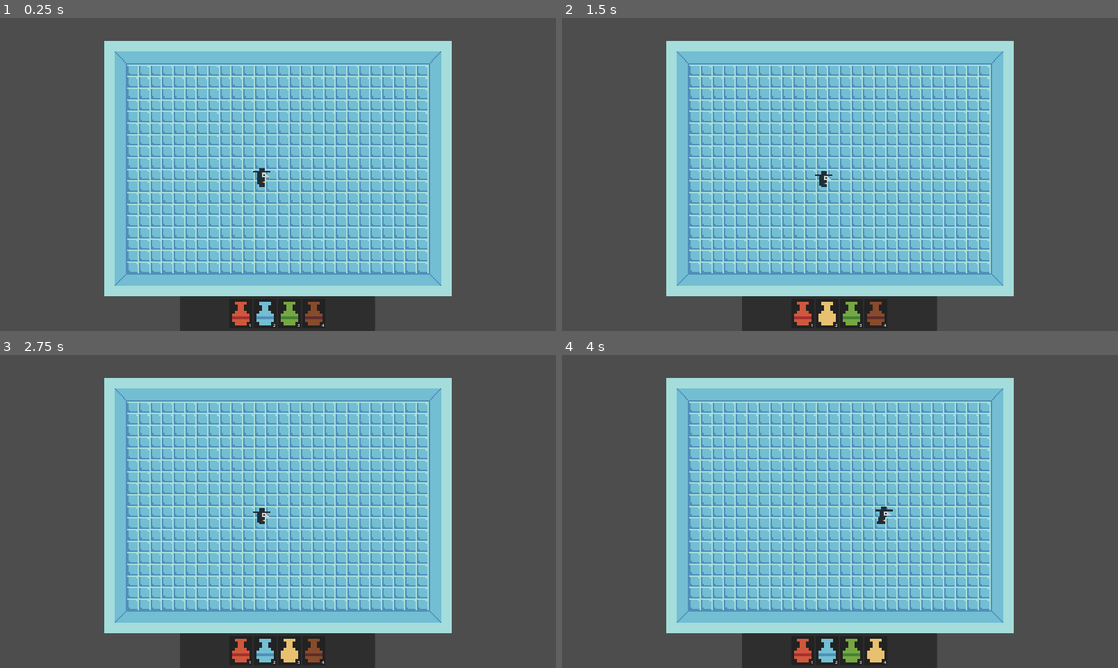
Above: before the commit, frames 1-4 (two rows, left to right).
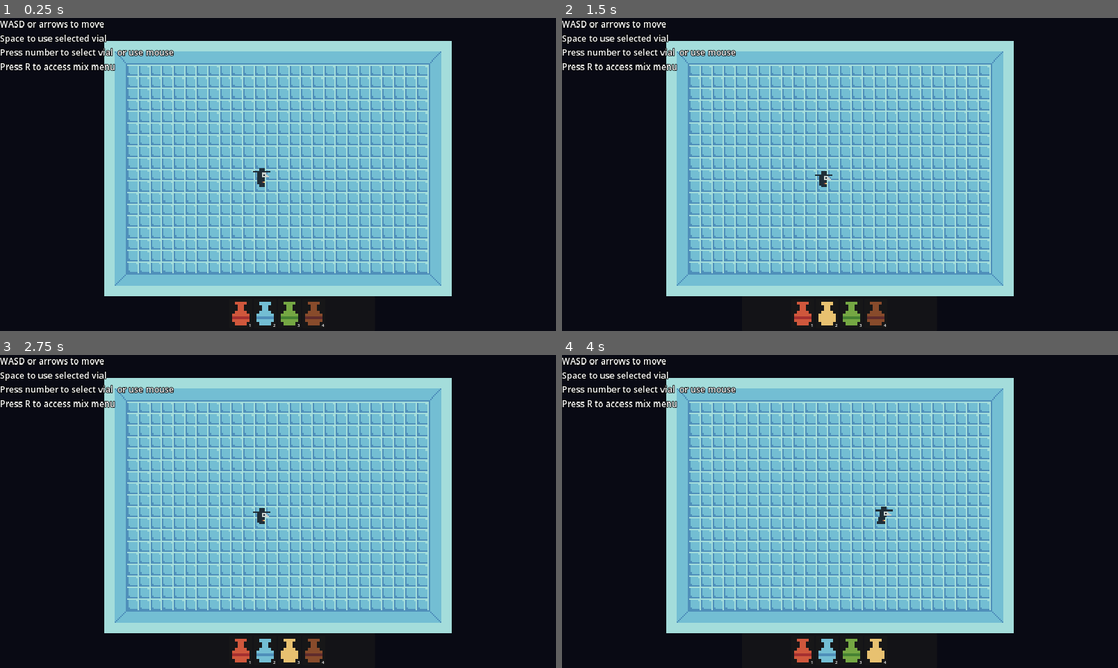
Above: after the commit, the same moments.

Repository: brokenskygames/pirate_jam_15
Game: Godot game, scene res://rooms/test_room_1.tscn
Same seed, same stepped clock (60 frames per second), same inputs: the game is played once before the commit and once after it.
Inputs:
- Up to frame 1 (0.25 s): no input
- Up to frame 2 (1.5 s): click "1" at 0.5 s; click "2" at 1.25 s
- Up to frame 3 (2.75 s): click "3" at 2 s
- Up to frame 4 (4 s): click "4" at 2.75 s; tap R at 3.5 s; hold Right (ui_right) from 3.53 s (still down)

The runs differ from the first frame. In frame 1, 48% of the frame differs, in the area x 0-100%, y 0-100%; in frame 2, 48%; in frame 3, 48%; in frame 4, 48%.

Commit message:
Added a Instruction overlay

Diff:
--- a/rooms/test_room_1.tscn
+++ b/rooms/test_room_1.tscn
@@ -1,5 +1,6 @@
-[gd_scene load_steps=6 format=3 uid="uid://dwkxqwcgjogum"]
+[gd_scene load_steps=8 format=3 uid="uid://dwkxqwcgjogum"]
 
+[ext_resource type="Texture2D" uid="uid://sd6eo8r4wj67" path="res://assets/art/backgrounds/blank_background.png" id="1_imcme"]
 [ext_resource type="Texture2D" uid="uid://dmtacqa8we73v" path="res://assets/art/tilesets/dungeon_tiles_pirateGJ.png" id="1_s1j56"]
 [ext_resource type="PackedScene" uid="uid://qyrp6fb3bmnd" path="res://entities/player/player.tscn" id="2_sbmfg"]
 [ext_resource type="PackedScene" uid="uid://477gakkela1w" path="res://UI/HUD/hud.tscn" id="3_j82sh"]
@@ -58,7 +59,16 @@
 physics_layer_0/collision_mask = 3
 sources/0 = SubResource("TileSetAtlasSource_4b4w1")
 
+[sub_resource type="LabelSettings" id="LabelSettings_se8ds"]
+font_size = 30
+outline_size = 8
+outline_color = Color(0, 0, 0, 1)
+
 [node name="TestRoom1" type="Node2D"]
+
+[node name="Background" type="Sprite2D" parent="."]
+texture = ExtResource("1_imcme")
+centered = false
 
 [node name="HUD" parent="." instance=ExtResource("3_j82sh")]
 
@@ -71,3 +81,42 @@
 
 [node name="Player" parent="." instance=ExtResource("2_sbmfg")]
 position = Vector2(904, 544)
+
+[node name="ControlOverlay" type="CanvasLayer" parent="."]
+
+[node name="Control" type="Control" parent="ControlOverlay"]
+layout_mode = 3
+anchors_preset = 15
+anchor_right = 1.0
+anchor_bottom = 1.0
+offset_bottom = -920.0
+grow_horizontal = 2
+grow_vertical = 2
+
+[node name="VBoxContainer" type="VBoxContainer" parent="ControlOverlay/Control"]
+layout_mode = 0
+offset_right = 40.0
+offset_bottom = 40.0
+theme_override_constants/separation = 6
+
+[node name="Label1" type="Label" parent="ControlOverlay/Control/VBoxContainer"]
+layout_mode = 2
+text = "WASD or arrows to move"
+label_settings = SubResource("LabelSettings_se8ds")
+
+[node name="Label2" type="Label" parent="ControlOverlay/Control/VBoxContainer"]
+layout_mode = 2
+text = "Space to use selected vial"
+label_settings = SubResource("LabelSettings_se8ds")
+
+[node name="Label3" type="Label" parent="ControlOverlay/Control/VBoxContainer"]
+layout_mode = 2
+text = "Press number to select vial  or use mouse
+"
+label_settings = SubResource("LabelSettings_se8ds")
+
+[node name="Label4" type="Label" parent="ControlOverlay/Control/VBoxContainer"]
+layout_mode = 2
+text = "Press R to access mix menu
+"
+label_settings = SubResource("LabelSettings_se8ds")
Binary file added: assets/art/backgrounds/blank_background.png
Not shown, added: assets/art/backgrounds/blank_background.png.import
